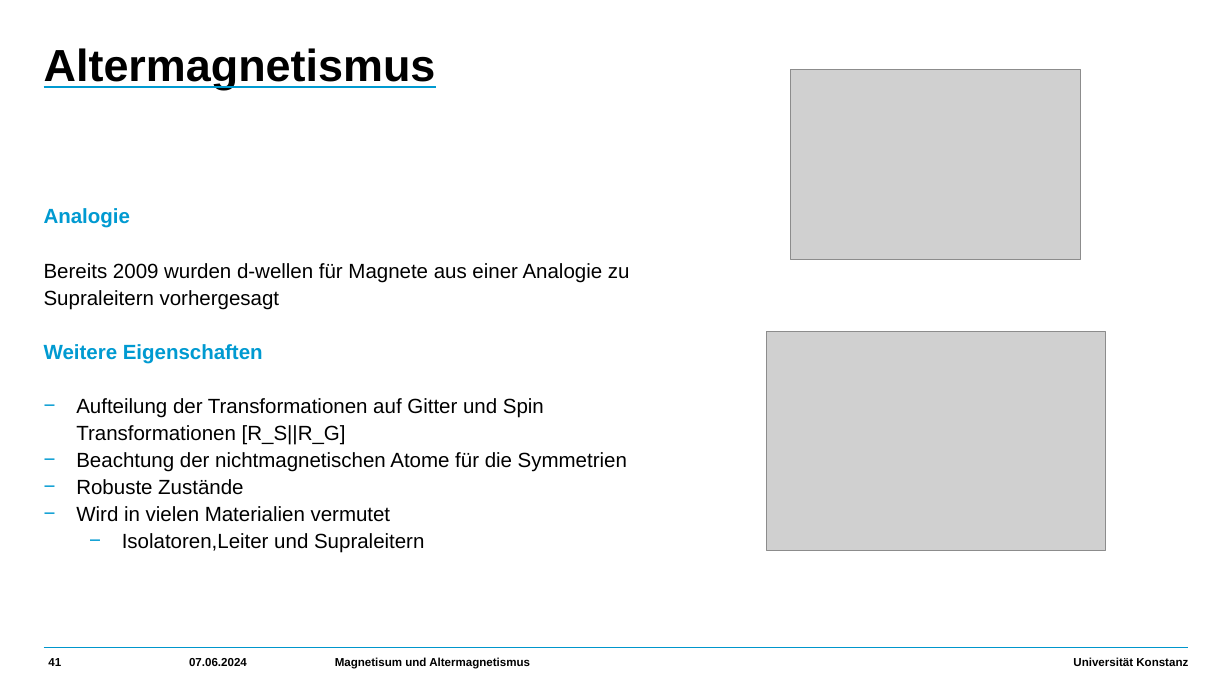
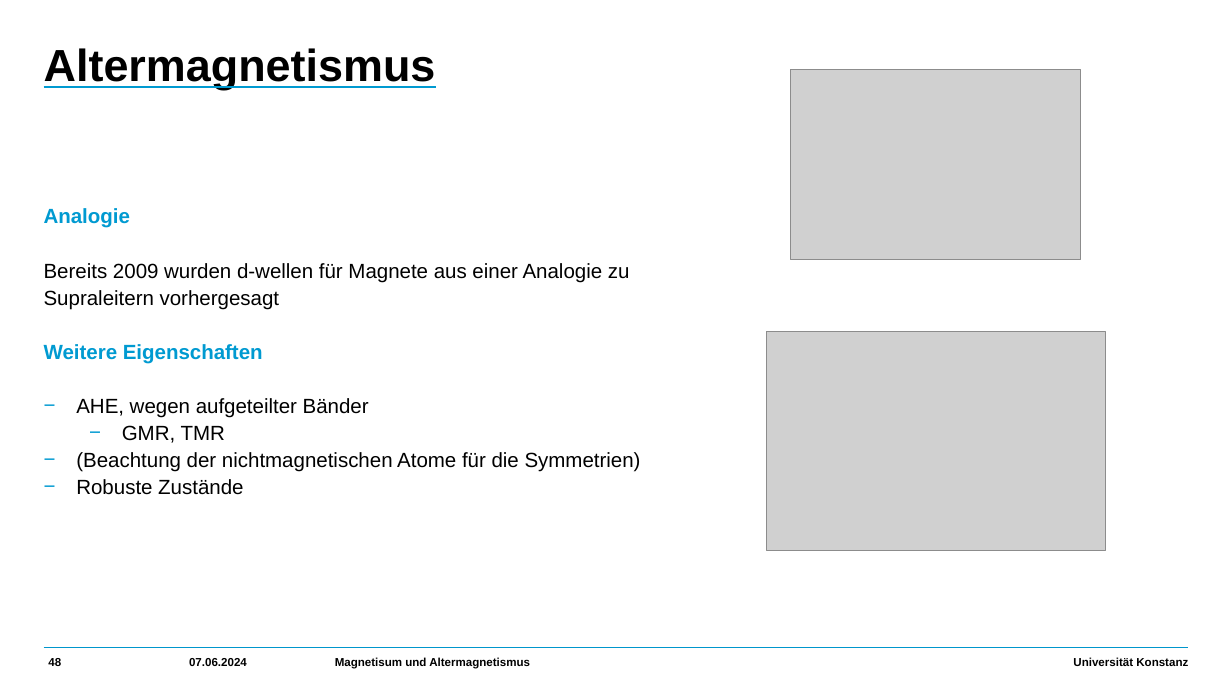
Before and after one commit to HolykingJulex/EstimateSeminar, a slide deck: slide 48 of Vortrag.pptx (slide 41 before the commit). Drawn at 1232x693 pixels with LibreOffice and Linux fonts; fonts in the diff are those of the drawing; grey boxes stand for pictures. Boxes give left, top, right and bottom in pixels: in the first picture for what was removed or moved away, otherwise in the second. Text is boxed around its words. In the diff, an @@ line names an element or a change of style, - is before the commit and + after.

```diff
--- a/Vortrag.pptx
+++ b/Vortrag.pptx
@@ text at (76, 398, 641, 472): text changed @@
-    − Aufteilung der Transformationen auf Gitter und Spin Transformationen [R_S||R_G]
-    − Beachtung der nichtmagnetischen Atome für die Symmetrien
+    − AHE, wegen aufgeteilter Bänder
+      − GMR, TMR
+    − (Beachtung der nichtmagnetischen Atome für die Symmetrien)
@@ text at (76, 506, 424, 553): paragraphs removed @@
-    − Wird in vielen Materialien vermutet
-      − Isolatoren,Leiter und Supraleitern
@@ page number at (48, 658, 61, 666): text changed @@
-41
+48
```
Also in this commit, not shown: 10 other slides changed, 7 slides added, 1 other file.
